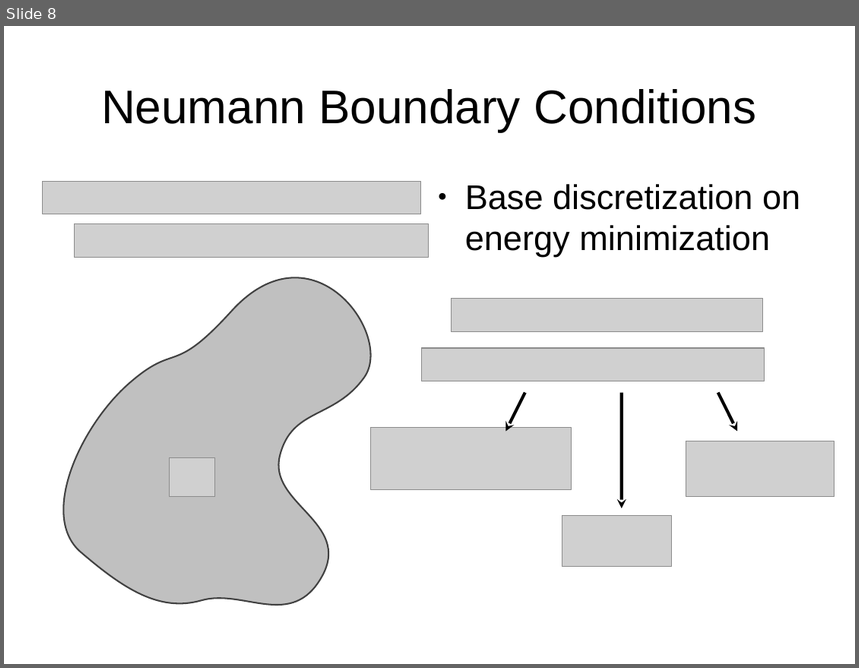
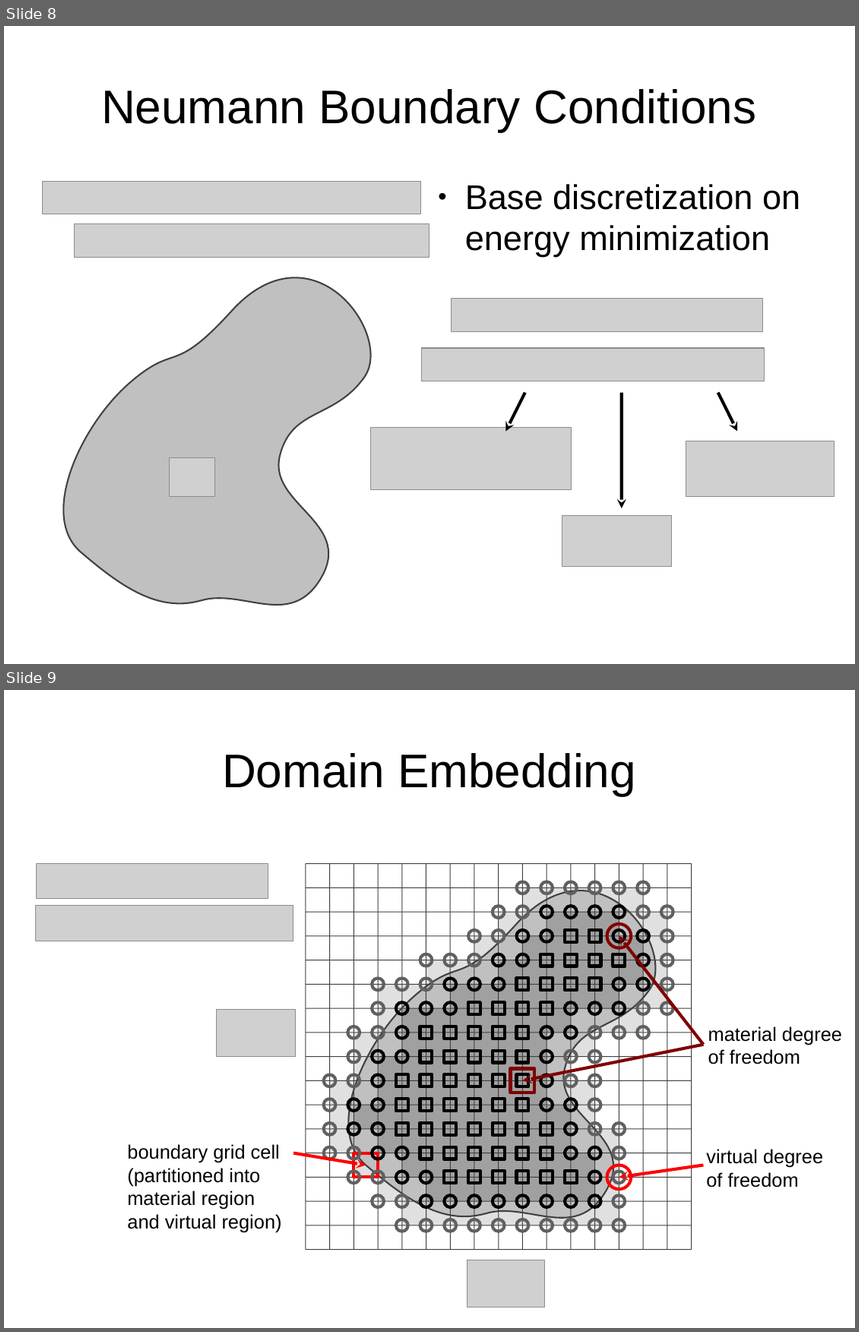
Before and after one commit to jhellrung/documents, a slide deck: presentations/sandia.2011.11.08/slides.odp. Shown one above the other, each under a label of ours: slide 8 before the commit, slides 8 and 9 after it. The pictures are 859x668 and 859x1332 pixels, drawn with LibreOffice and Linux fonts; fonts in the diff are those of the drawing; grey boxes stand for pictures. Boxes give left, top, right and bottom in pixels: in the first picture for what was removed or moved away, otherwise in the second. Text is boxed around its words. In the diff, an @@ line names an element or a change of style, - is before the commit and + after.

```diff
--- a/presentations/sandia.2011.11.08/slides.odp
+++ b/presentations/sandia.2011.11.08/slides.odp
@@ slide 9 added at (4,690,855,1328), background #FFFFFF @@
@@ title added at (222,753,636,796), 44 pt, text #000000 @@
+Domain Embedding
@@ picture added at (36,864,268,899) @@
@@ freeform shape added at (348,891,656,1218), fill #C0C0C0, outline #404040 1.45 pt @@
@@ picture added at (36,906,294,941) @@
@@ freeform shape added at (354,913,644,1202), fill #A0A0A0 @@
@@ group added at (396,930,626,1183): 55 rectangles @@
@@ ellipse added at (607,924,631,948), outline #800000 2.89 pt @@
@@ arrow added from (704, 1044) to (620, 936), #800000 2.89 pt @@
@@ group added at (330,888,667,1226): 56 rectangles @@
@@ picture added at (216,1010,295,1057) @@
@@ group added at (324,882,674,1232): 60 ellipses @@
@@ text added at (709,1027,842,1065), 18 pt, text #000000 @@
+material degree of freedom
@@ arrow added from (704, 1044) to (523, 1081), #800000 2.89 pt @@
@@ rectangle added at (511,1069,534,1094), outline #800000 2.89 pt @@
@@ text added at (127,1144,282,1233), 18 pt, text #000000 @@
+boundary grid cell (partitioned into material region and virtual region)
@@ arrow added from (294, 1154) to (367, 1166), #FF0000 2.89 pt @@
@@ rectangle added at (354,1154,378,1177), outline #FF0000 2.89 pt @@
@@ ellipse added at (607,1166,631,1190), outline #FF0000 2.89 pt @@
@@ arrow added from (704, 1166) to (620, 1177), #FF0000 2.89 pt @@
@@ text added at (706,1149,823,1188), 18 pt, text #000000 @@
+virtual degree of freedom
@@ group added at (348,907,650,1208): 52 ellipses @@
@@ group added at (306,864,692,1250): 34 lines @@
@@ picture added at (468,1261,544,1308) @@
```
Also in this commit, not shown: 1 slide changed, 1 other slide added.
